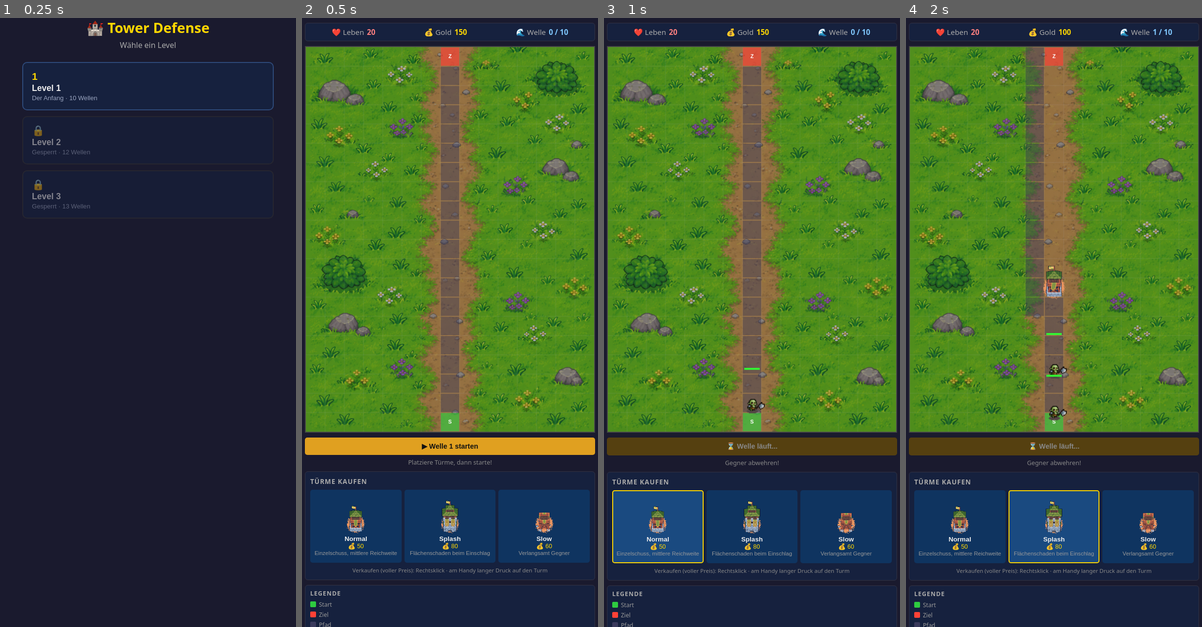
Above: before the commit, frames 1-4 (left to right).
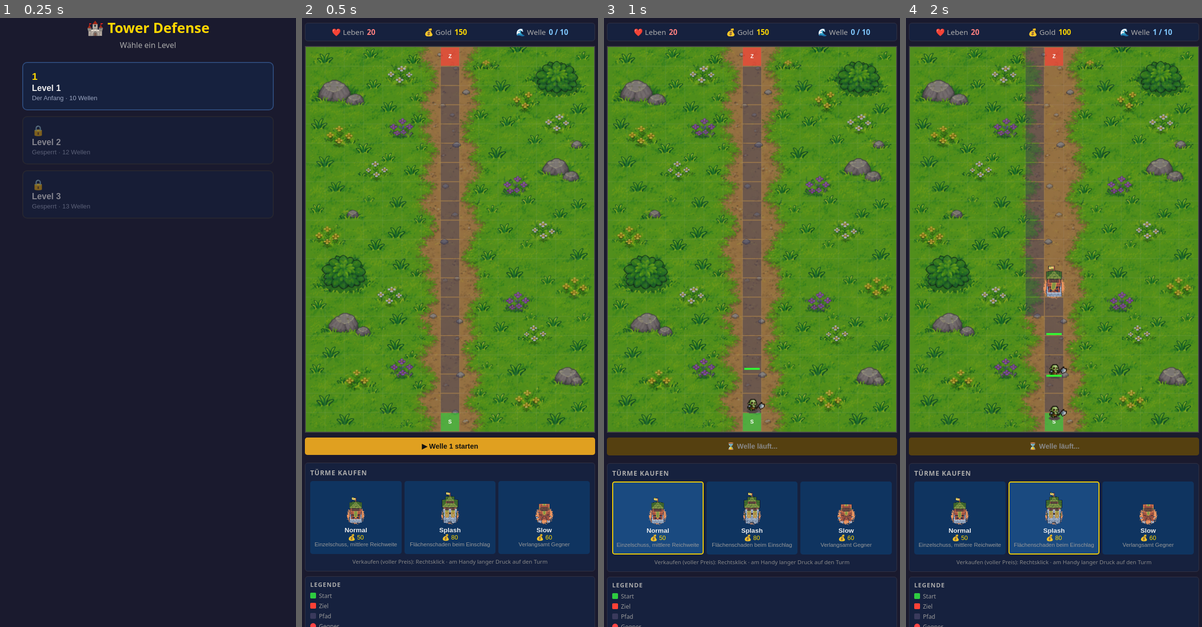
Above: after the commit, the same moments.

Repository: annaspublicgames/towerDefenseTelegram
Game: browser game, page index.html
The game is run twice, just before and just after one commit, with the same random seed, the same clock (stepped at 60 frames per second) and the same inputs.
Inputs (mouse positions are in pixels of both pictures, inside the frame that each line leads up to):
- Up to frame 1 (0.25 s): no input
- Up to frame 2 (0.5 s): click "1 Level 1 Der Anfang · 10 Wel…" at 0.27 s
- Up to frame 3 (1 s): click "▶ Welle 1 starten" at 0.52 s; click "Normal 💰 50 Einzelschuss, mit…" at 0.77 s
- Up to frame 4 (2 s): click (1054, 279) at 1.07 s; click "Normal 💰 50 Einzelschuss, mit…" at 1.27 s; click (994, 200) at 1.67 s; click "Splash 💰 80 Flächenschaden be…" at 1.87 s

Frame 1 is identical in both runs. In frame 2, 5.0% of the frame differs, in the area x 0-100%, y 72-100%; in frame 3, 5.1%; in frame 4, 5.1%.

Commit message:
removed waveinfo

Diff:
--- a/index.html
+++ b/index.html
@@ -383,7 +383,7 @@
       <div id="wave-ctrl">
         <button class="action-btn" id="btn-start-wave">▶ Welle starten</button>
         <button class="action-btn upgrade-btn" id="btn-upgrade" style="display:none;">⬆ Alle Türme upgraden</button>
-        <div id="wave-info">Platziere Türme, dann starte!</div>
+        <div id="wave-info"></div>
       </div>
 
       <div id="shop">
--- a/js/ui.js
+++ b/js/ui.js
@@ -132,11 +132,11 @@
     btnWave.textContent = waveNum < TOTAL_WAVES
       ? '▶ Welle ' + (waveNum+1) + ' starten'
       : '▶ Letzte Welle!';
-    waveInfoEl.textContent = 'Platziere Türme, dann starte!';
+    waveInfoEl.textContent = '';
   } else if (state === 'running') {
     btnWave.disabled = true;
     btnWave.textContent = '⌛ Welle läuft...';
-    waveInfoEl.textContent = 'Gegner abwehren!';
+    waveInfoEl.textContent = '';
   } else {
     btnWave.disabled = true;
     btnWave.textContent = '—';
